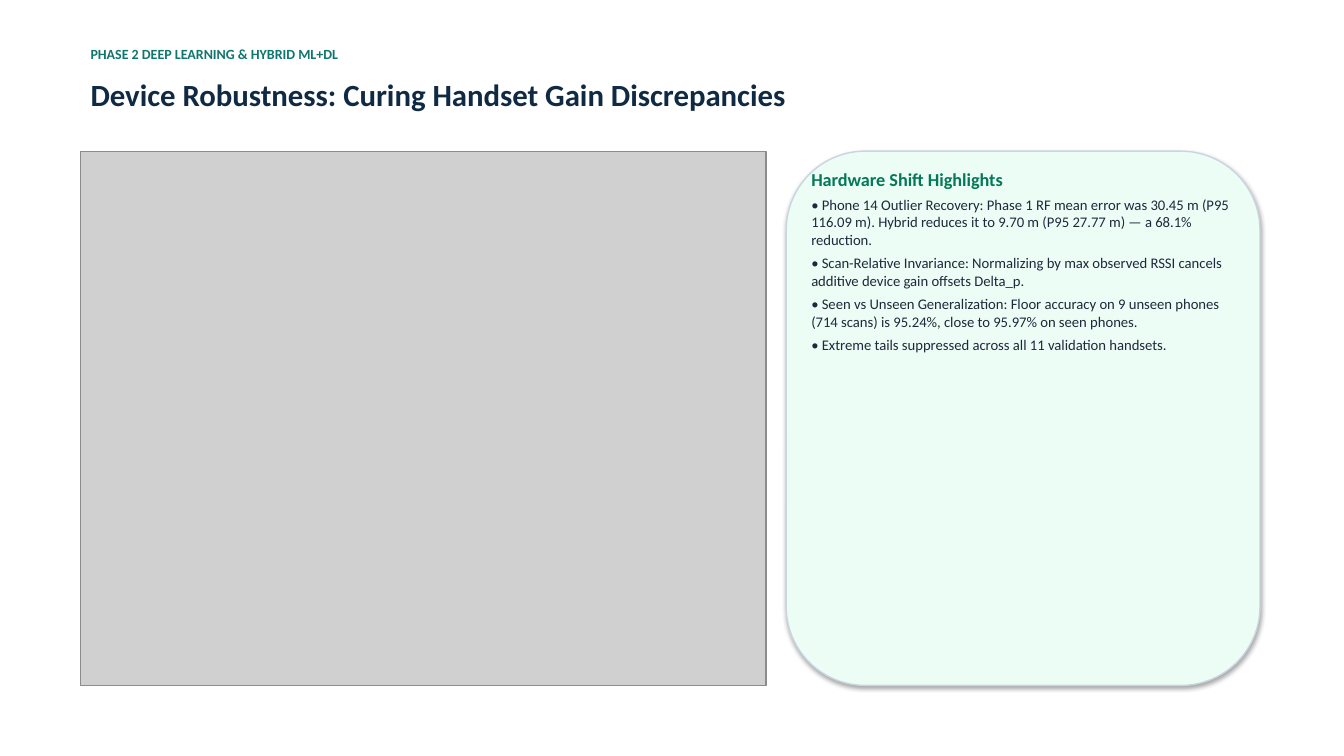
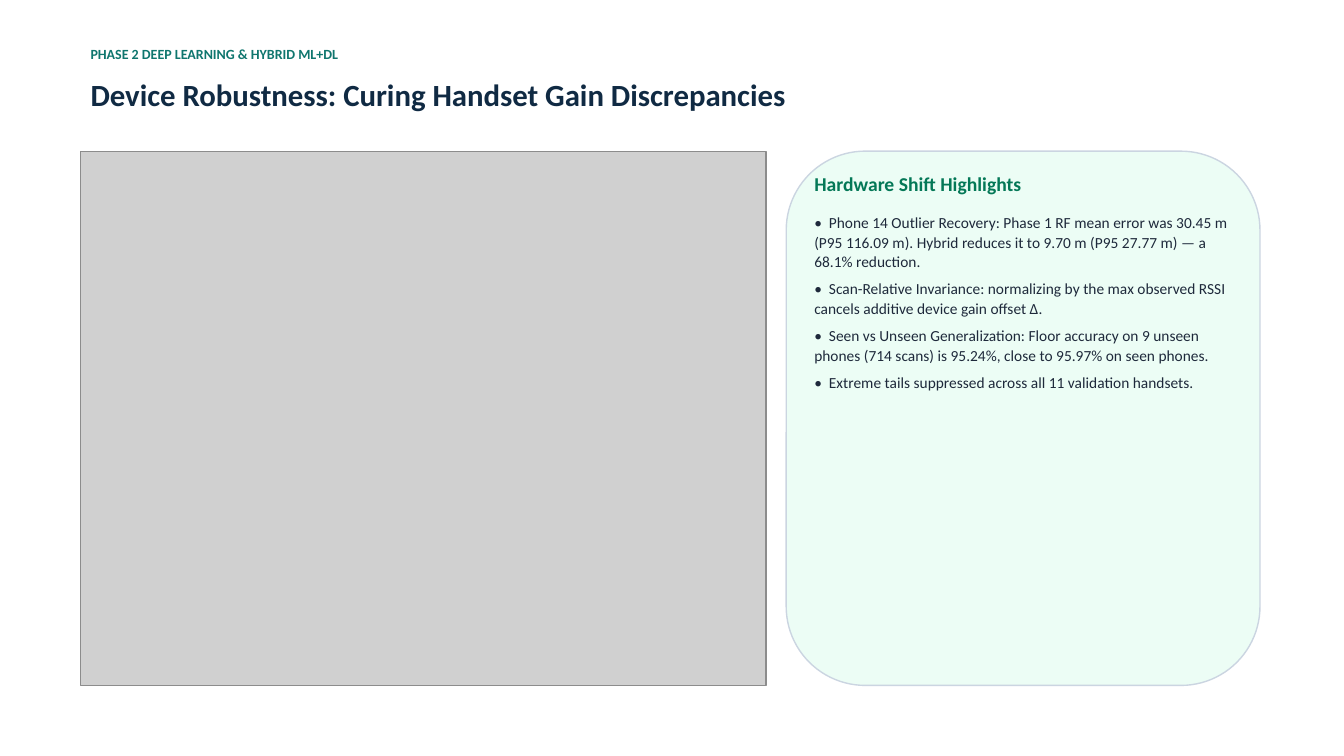
Before and after one commit to vedpawar2254/Indoor-location-prediction-using-wifi-signals, a slide deck: slide 11 of presentation/Phase2_Presentation.pptx. Drawn at 1344x756 pixels with LibreOffice and Linux fonts; fonts in the diff are those of the drawing; grey boxes stand for pictures. Boxes give left, top, right and bottom in pixels: in the first picture for what was removed or moved away, otherwise in the second. Text is boxed around its words. In the diff, an @@ line names an element or a change of style, - is before the commit and + after.

Commit message:
Rebuild architecture diagram cleanly; fix presentation overflow and stale numbers
Architecture diagram (p2_architecture_diagram.png) — full rewrite:
- Replace the hand-placed matplotlib boxes/arrows (which overlapped boxes and
  slashed a diagonal line across the figure) with a node class that exposes edge
  anchors, so every arrow now attaches border-to-border and curved edges route
  cleanly around boxes instead of through them.
- Render real math (FiLM h⊙(1+γ(p_b))+β(p_b), Kendall Σ e^-s_k L_k + ½ s_k, the
  adaptive gate) via matplotlib mathtext instead of cramped ASCII.
- Larger canvas, even lane spacing, generous padding, title clearance.

Presentation deck:
- add_card now auto-fits text to the shape (TEXT_TO_FIT_SHAPE) so long bullet
  lists no longer overflow the fixed-height cards; roomier padding and spacing.
- Widen the slide-title box and shrink long titles so headers never clip.
- Convert ASCII math in bullets to proper Unicode (γ, β, Δ, subscripts, ⊙, Σ).
- Fix stale ablation/literature numbers that were slide-local and missed earlier:
  R2 44.50/38.38 m (was 37.18/30.65), R3-noRel 13.45 m (was 12.39), SAE-MTL
  10.25/11.54 m (was 10.48/12.61), CNNLoc 22.91/24.96 m (was 24.75/27.61).

Verified by rendering the actual PPTX (via LibreOffice) slide-by-slide. Rebuilt
the deck (PPTX+PDF), the report PDF (new diagram embedded), and the notebook.

```diff
--- a/presentation/Phase2_Presentation.pptx
+++ b/presentation/Phase2_Presentation.pptx
@@ rounded rectangle at [786, 151, 1260, 686]: shadow off @@
@@ text at [814, 177, 1227, 391]: size 13 to 14 pt in "Hardware Shift Highlights"; size 10.5 to 11 pt in "• Phone 14 Outlier Recovery: Phase 1 ...", "• Seen vs Unseen Generalization: Floor accuracy ...", "• Extreme tails suppressed across all 11 ..."; more space between paragraphs; line spacing 1 to 1.08 @@
@@ text at [814, 283, 1225, 317]: text changed; size 10.5 to 11 pt @@
-• Scan-Relative Invariance: Normalizing by max observed RSSI cancels additive device gain offsets Delta_p.
+• Scan-Relative Invariance: normalizing by the max observed RSSI cancels additive device gain offset Δ.
```
Also in this commit, not shown: 9 other slides changed, 7 other files.
